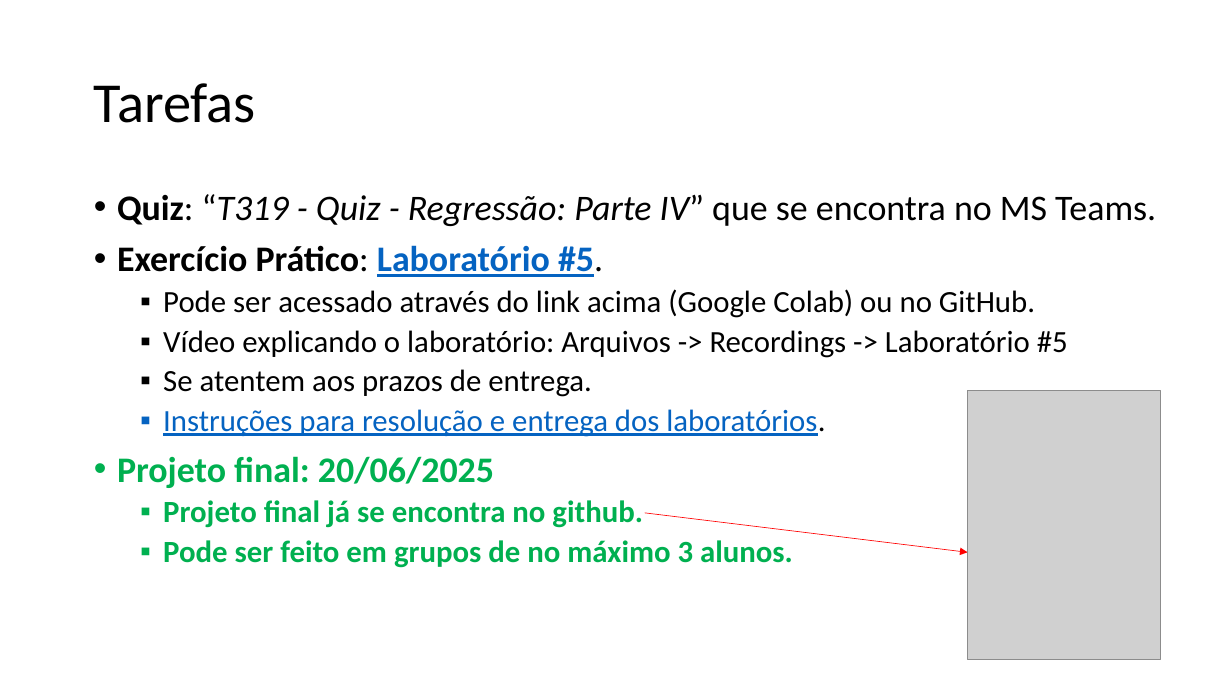
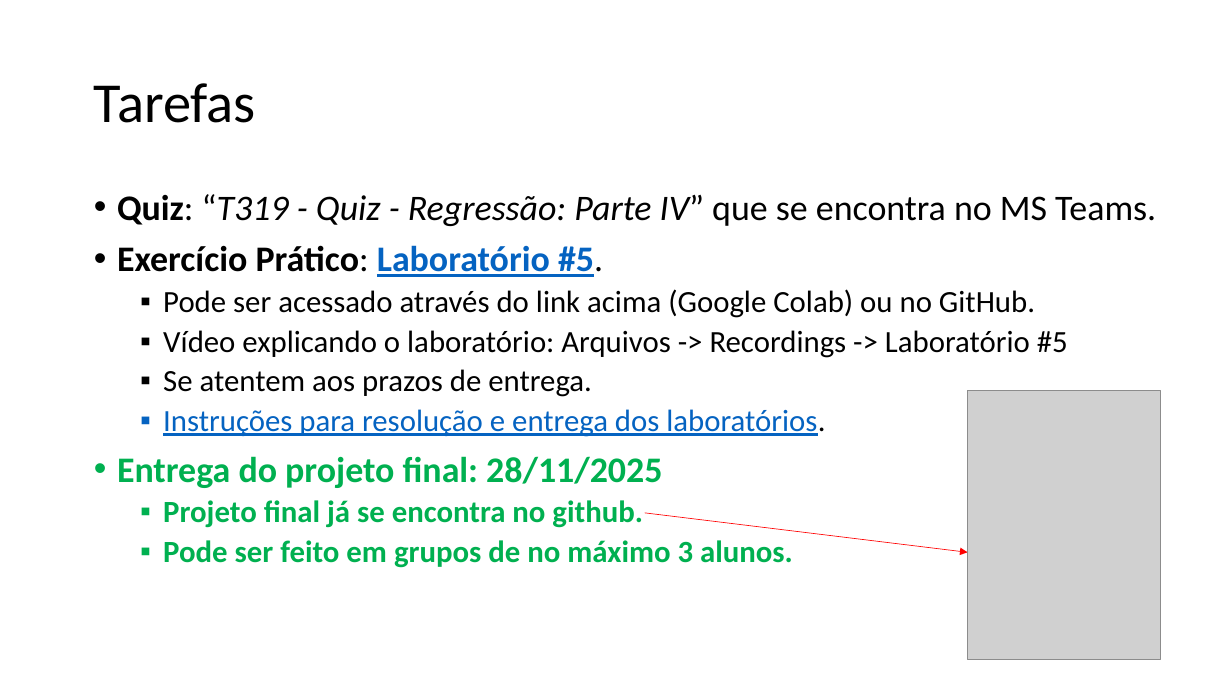
Before and after one commit to zz4fap/t319_aprendizado_de_maquina, a slide deck: slide 31 of slides/T319_Regressão_Linear (Parte IV).pptx. Drawn at 1232x693 pixels with LibreOffice and Linux fonts; fonts in the diff are those of the drawing; grey boxes stand for pictures. Boxes give left, top, right and bottom in pixels: in the first picture for what was removed or moved away, otherwise in the second. Text is boxed around its words. In the diff, an @@ line names an element or a change of style, - is before the commit and + after.

Commit message:
update of slides

```diff
--- a/slides/T319_Regressão_Linear (Parte IV).pptx
+++ b/slides/T319_Regressão_Linear (Parte IV).pptx
@@ text at [117,456,662,488]: text changed @@
-• Projeto final: 20/06/2025
+• Entrega do projeto final: 28/11/2025
```
Also in this commit, not shown: 1 other file.
